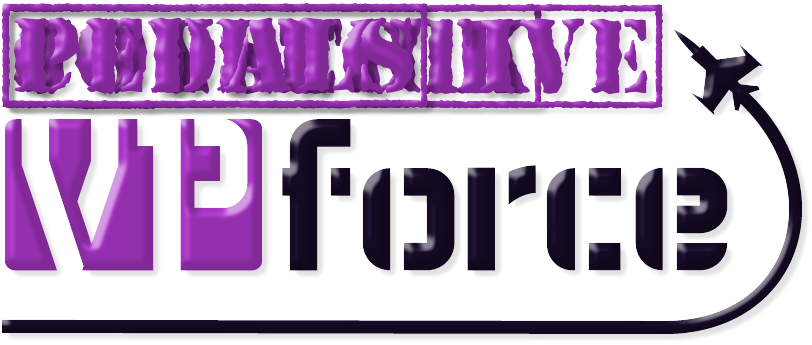
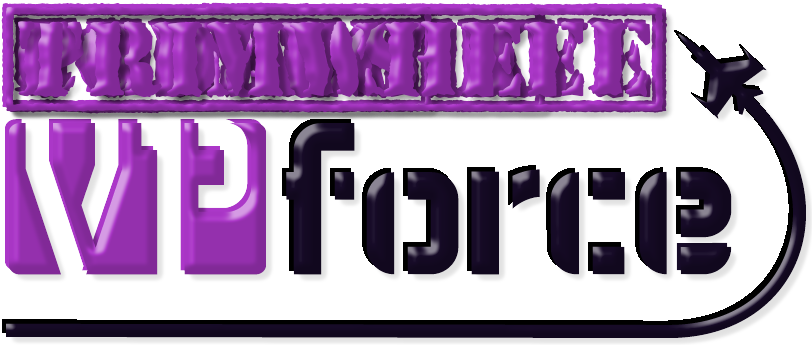
Layered file, before and after one edit (812 × 345). Changes by layer:
added layer "[TRIMWHEEL]" above "[PEDALS[" over 5, 6, 664, 113
added layer "[PEDALS[" above "[COLLECTIVE]" over 5, 6, 433, 112
added layer "[COLLECTIVE]" above "[JOYSTICK]" over 5, 7, 668, 114
added layer "[JOYSTICK]" above "Layer 4" over 5, 7, 547, 114
added layer "Layer 4" above "[TRIMWHEEL] - DM" over 6, 34, 806, 338
added layer "[TRIMWHEEL] - DM" above "[PEDALS} - DM" over 1, 2, 660, 109
renamed "Layer 1" to "Layer 1 - DM", painted on it over 2, 30, 802, 334